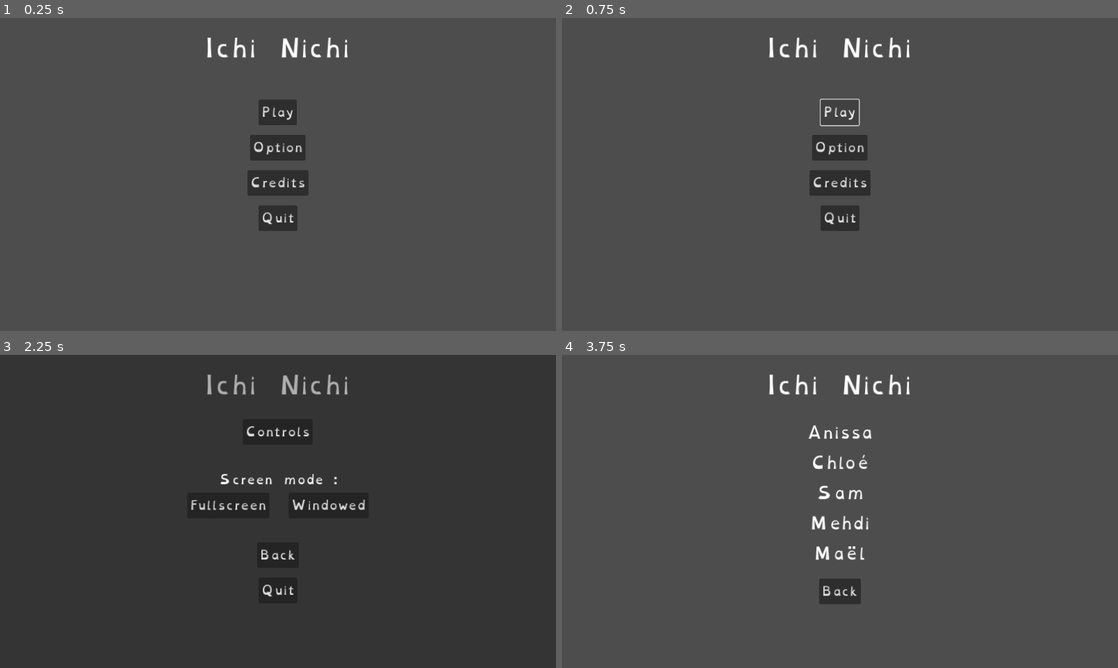
Above: before the commit, frames 1-4 (two rows, left to right).
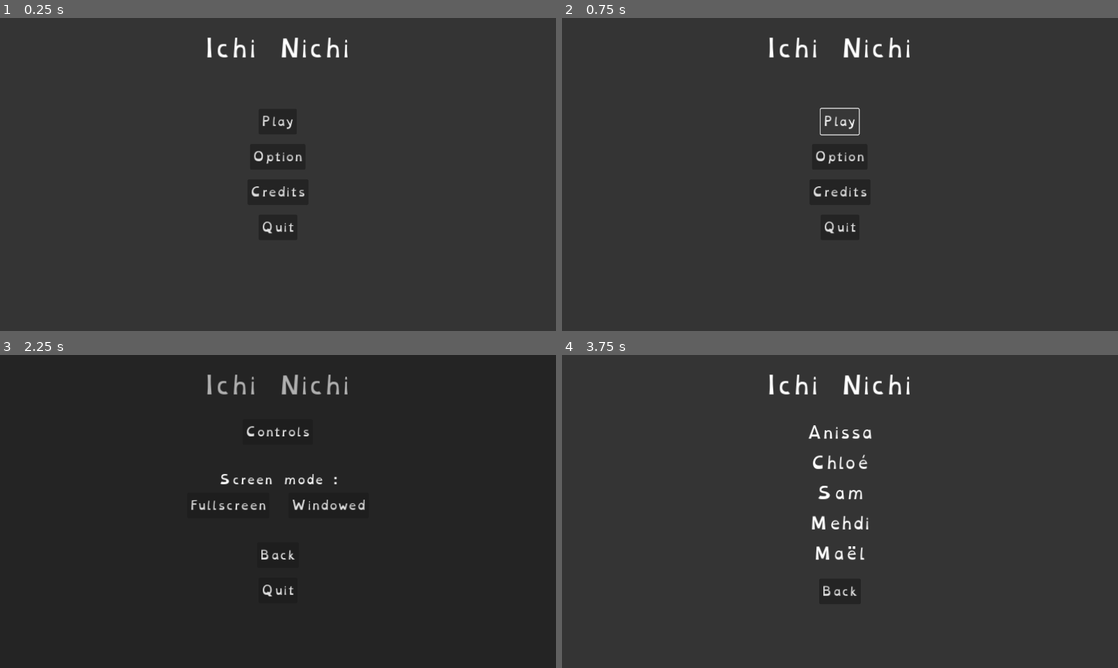
Above: after the commit, the same moments.

Repository: Sammouille/Ichi-Nichi
Game: Godot game, scene res://ScriptsEtScenes/UI/menu.tscn
Same seed, same stepped clock (60 frames per second), same inputs: the game is played once before the commit and once after it. The project has no main scene, so this scene is started directly.
Inputs:
- Up to frame 1 (0.25 s): no input
- Up to frame 2 (0.75 s): click "Play" at 0.5 s
- Up to frame 3 (2.25 s): click "Play" at 1.25 s; click "Option" at 2 s
- Up to frame 4 (3.75 s): click "Back" at 2.75 s; click "Credits" at 3.5 s

The runs differ from the first frame. In frame 1, 97% of the frame differs, in the area x 0-100%, y 0-100%; in frame 2, 97%; in frame 3, less than 0.1%; in frame 4, 98%.

Commit message:
Ajout de truc dans les hud
Esc pour afficher/désafficher menu/livre in game

Diff:
--- /dev/null
+++ b/ScriptsEtScenes/Map/tiers_lieux.gd
@@ -0,0 +1,24 @@
+extends Node3D
+
+@onready var menu = $Menu
+@onready var hudlivre = $HUDLivre
+
+# Called when the node enters the scene tree for the first time.
+func _ready() -> void:
+	pass # Replace with function body.
+
+
+func _input(event: InputEvent) -> void:
+	if Input.is_action_just_pressed("Pause"):
+		if hudlivre.visible:
+			hudlivre.visible = false
+		else:
+			menu.visible = !menu.visible
+
+# Called every frame. 'delta' is the elapsed time since the previous frame.
+func _process(delta: float) -> void:
+	pass
+
+
+func _on_menu_show_book() -> void:
+	hudlivre.visible = true
--- a/ScriptsEtScenes/Map/tiers_lieux.tscn
+++ b/ScriptsEtScenes/Map/tiers_lieux.tscn
@@ -1,7 +1,10 @@
-[gd_scene load_steps=20 format=3 uid="uid://djcs313s8byon"]
+[gd_scene load_steps=23 format=3 uid="uid://djcs313s8byon"]
 
 [ext_resource type="Texture2D" uid="uid://c00irbjkt7kag" path="res://Assets/2D/TextureBlocJumpV1.jpg" id="1_12j2h"]
+[ext_resource type="Script" path="res://ScriptsEtScenes/Map/tiers_lieux.gd" id="1_o8rsa"]
 [ext_resource type="PackedScene" uid="uid://b1rrltdjkgbfv" path="res://ScriptsEtScenes/Personnage/perso.tscn" id="2_1noys"]
+[ext_resource type="PackedScene" uid="uid://cx2nngktbbklb" path="res://ScriptsEtScenes/UI/menu.tscn" id="3_q8p0b"]
+[ext_resource type="PackedScene" uid="uid://c72rg4qbq0p4o" path="res://ScriptsEtScenes/UI/hud_livre.tscn" id="5_e6vxp"]
 
 [sub_resource type="StandardMaterial3D" id="StandardMaterial3D_4xoye"]
 albedo_color = Color(0.0980392, 0.529412, 0.0627451, 1)
@@ -62,6 +65,7 @@
 ambient_light_energy = 0.5
 
 [node name="TiersLieux" type="Node3D"]
+script = ExtResource("1_o8rsa")
 
 [node name="Perso" parent="." instance=ExtResource("2_1noys")]
 transform = Transform3D(1, 0, 0, 0, 1, 0, 0, 0, 1, 36.4451, 0, -15.6893)
@@ -2292,3 +2296,14 @@
 
 [node name="WorldEnvironment" type="WorldEnvironment" parent="."]
 environment = SubResource("Environment_0eumw")
+
+[node name="Camera3D" type="Camera3D" parent="."]
+transform = Transform3D(-0.950163, 0, -0.311754, 0, 1, 0, 0.311754, 0, -0.950163, 0, 3.42706, 0)
+
+[node name="Menu" parent="." instance=ExtResource("3_q8p0b")]
+visible = false
+
+[node name="HUDLivre" parent="." instance=ExtResource("5_e6vxp")]
+visible = false
+
+[connection signal="show_book" from="Menu" to="." method="_on_menu_show_book"]
--- a/ScriptsEtScenes/UI/hud_livre.gd
+++ b/ScriptsEtScenes/UI/hud_livre.gd
@@ -56,3 +56,7 @@
 func shiny_obtained():
 	texture_livre.texture = preload_texture_livre_shiny
 	scarabe_dore.visible = true
+
+
+func _on_button_back_pressed() -> void:
+	self.visible = false
--- a/ScriptsEtScenes/UI/hud_livre.tscn
+++ b/ScriptsEtScenes/UI/hud_livre.tscn
@@ -1,16 +1,27 @@
-[gd_scene load_steps=9 format=3 uid="uid://c72rg4qbq0p4o"]
+[gd_scene load_steps=11 format=3 uid="uid://c72rg4qbq0p4o"]
 
 [ext_resource type="Texture2D" uid="uid://buide0ypghdst" path="res://Assets/2D/livre.png" id="1_1acdp"]
 [ext_resource type="Script" path="res://ScriptsEtScenes/UI/hud_livre.gd" id="1_b8u0f"]
+[ext_resource type="Texture2D" uid="uid://b3h6ax4qyh4ee" path="res://Assets/2D/fondnoir.jpg" id="2_kjqee"]
 [ext_resource type="Texture2D" uid="uid://fc6owvov8cb8" path="res://Assets/2D/insect/ob_47559e_scarabeekabutodore.png" id="3_qg4l0"]
 [ext_resource type="Texture2D" uid="uid://d37x5vpo1fq2v" path="res://Assets/2D/insect/criquet-jacasseur-848x601.png" id="4_6dpcy"]
 [ext_resource type="Texture2D" uid="uid://or8do2fnk584" path="res://Assets/2D/insect/15041.png" id="5_g7u87"]
 [ext_resource type="Theme" uid="uid://boqcbpouxoop8" path="res://Assets/FontTheme/OD_16px.tres" id="5_w4j1s"]
 [ext_resource type="Texture2D" uid="uid://c8t8l54h5ofpy" path="res://Assets/2D/insect/878036.png" id="6_aeqq5"]
 [ext_resource type="Texture2D" uid="uid://dii1h2tbsx6r" path="res://Assets/2D/insect/chaise-rey-rembourree-hay.png" id="7_quq8m"]
+[ext_resource type="Theme" uid="uid://dyv0gggkiltum" path="res://Assets/FontTheme/OD_24px.tres" id="9_3kgq6"]
 
 [node name="HUDLivre" type="CanvasLayer"]
 script = ExtResource("1_b8u0f")
+
+[node name="Background" type="TextureRect" parent="."]
+self_modulate = Color(1, 1, 1, 0.313726)
+anchors_preset = 15
+anchor_right = 1.0
+anchor_bottom = 1.0
+grow_horizontal = 2
+grow_vertical = 2
+texture = ExtResource("2_kjqee")
 
 [node name="Livre" type="TextureRect" parent="."]
 anchors_preset = 15
@@ -125,3 +136,14 @@
 theme = ExtResource("5_w4j1s")
 theme_override_colors/font_color = Color(0, 0, 0, 1)
 text = "WIDE CHAIR TU TUT UTTUTUTUT"
+
+[node name="ButtonBack" type="Button" parent="."]
+offset_left = 192.0
+offset_top = 583.0
+offset_right = 277.0
+offset_bottom = 636.0
+theme = ExtResource("9_3kgq6")
+text = "Back"
+metadata/_edit_lock_ = true
+
+[connection signal="pressed" from="ButtonBack" to="." method="_on_button_back_pressed"]
--- a/ScriptsEtScenes/UI/menu.gd
+++ b/ScriptsEtScenes/UI/menu.gd
@@ -4,10 +4,19 @@
 @onready var vboxcredits = $VBoxCredits
 @onready var options = $Options
 
+@onready var button_livre = $VBoxButton/ButtonLivre
+
+signal show_book
+
 # Called when the node enters the scene tree for the first time.
 func _ready() -> void:
-	pass # Replace with function body.
+	if get_tree().current_scene.name == "TiersLieux":
+		button_livre.visible = true
 
+
+#func _input(event: InputEvent) -> void:
+	#if Input.is_action_just_pressed("Pause") and get_tree().current_scene.name == "TiersLieux" :
+		#self.visible = !self.visible
 
 # Called every frame. 'delta' is the elapsed time since the previous frame.
 func _process(delta: float) -> void:
@@ -15,7 +24,8 @@
 
 
 func _on_button_play_pressed() -> void:
-	pass # Replace with function body.
+	if get_tree().current_scene.name == "TiersLieux" :
+		self.visible = false
 
 
 func _on_button_option_pressed() -> void:
@@ -39,3 +49,12 @@
 
 func _on_options_visibility_changed() -> void:
 	vboxbutton.visible = true
+
+
+func _on_button_livre_pressed() -> void:
+	emit_signal("show_book")
+
+
+func _on_visibility_changed() -> void:
+	if options != null:
+		options.visible = false
--- a/ScriptsEtScenes/UI/menu.tscn
+++ b/ScriptsEtScenes/UI/menu.tscn
@@ -1,13 +1,23 @@
-[gd_scene load_steps=6 format=3 uid="uid://cx2nngktbbklb"]
+[gd_scene load_steps=7 format=3 uid="uid://cx2nngktbbklb"]
 
 [ext_resource type="Theme" uid="uid://ghuy2ywphiq7" path="res://Assets/FontTheme/OD_32px.tres" id="1_15a1e"]
 [ext_resource type="Script" path="res://ScriptsEtScenes/UI/menu.gd" id="1_b4a38"]
 [ext_resource type="Theme" uid="uid://bayuyhv7aqcrf" path="res://Assets/FontTheme/OD_48px.tres" id="2_1pspk"]
+[ext_resource type="Texture2D" uid="uid://b3h6ax4qyh4ee" path="res://Assets/2D/fondnoir.jpg" id="2_t3unc"]
 [ext_resource type="Theme" uid="uid://dyv0gggkiltum" path="res://Assets/FontTheme/OD_24px.tres" id="4_gyi0v"]
 [ext_resource type="PackedScene" uid="uid://bmug8qi3qyxox" path="res://ScriptsEtScenes/UI/options.tscn" id="4_stxlp"]
 
 [node name="Menu" type="CanvasLayer"]
 script = ExtResource("1_b4a38")
+
+[node name="Background" type="TextureRect" parent="."]
+self_modulate = Color(1, 1, 1, 0.313726)
+anchors_preset = 15
+anchor_right = 1.0
+anchor_bottom = 1.0
+grow_horizontal = 2
+grow_vertical = 2
+texture = ExtResource("2_t3unc")
 
 [node name="LabelTitle" type="Label" parent="."]
 anchors_preset = 10
@@ -23,9 +33,17 @@
 visible = false
 
 [node name="VBoxButton" type="VBoxContainer" parent="."]
-offset_top = 124.0
-offset_right = 1152.0
-offset_bottom = 486.0
+anchors_preset = 8
+anchor_left = 0.5
+anchor_top = 0.5
+anchor_right = 0.5
+anchor_bottom = 0.5
+offset_left = -576.0
+offset_top = -181.0
+offset_right = 576.0
+offset_bottom = 181.0
+grow_horizontal = 2
+grow_vertical = 2
 theme = ExtResource("4_gyi0v")
 theme_override_constants/separation = 20
 alignment = 1
@@ -35,6 +53,12 @@
 size_flags_horizontal = 4
 size_flags_vertical = 4
 text = "Play"
+
+[node name="ButtonLivre" type="Button" parent="VBoxButton"]
+visible = false
+layout_mode = 2
+size_flags_horizontal = 4
+text = "Livre"
 
 [node name="ButtonOption" type="Button" parent="VBoxButton"]
 layout_mode = 2
@@ -82,8 +106,10 @@
 size_flags_vertical = 4
 text = "Back"
 
+[connection signal="visibility_changed" from="." to="." method="_on_visibility_changed"]
 [connection signal="visibility_changed" from="Options" to="." method="_on_options_visibility_changed"]
 [connection signal="pressed" from="VBoxButton/ButtonPlay" to="." method="_on_button_play_pressed"]
+[connection signal="pressed" from="VBoxButton/ButtonLivre" to="." method="_on_button_livre_pressed"]
 [connection signal="pressed" from="VBoxButton/ButtonOption" to="." method="_on_button_option_pressed"]
 [connection signal="pressed" from="VBoxButton/ButtonCredits" to="." method="_on_button_credits_pressed"]
 [connection signal="pressed" from="VBoxButton/ButtonQuit" to="." method="_on_button_quit_pressed"]
--- a/ScriptsEtScenes/UI/options.gd
+++ b/ScriptsEtScenes/UI/options.gd
@@ -6,9 +6,12 @@
 @onready var keyboardinput = $ShowInput/KeyboardInput
 @onready var controllerinput = $ShowInput/ControllerInput
 
+@onready var button_quit = $VBoxOptions/VBoxButton/ButtonQuit
+
 # Called when the node enters the scene tree for the first time.
 func _ready() -> void:
-	pass # Replace with function body.
+	if get_tree().current_scene.name == "TiersLieux" :
+		button_quit.visible = false
 
 
 # Called every frame. 'delta' is the elapsed time since the previous frame.
--- a/project.godot
+++ b/project.godot
@@ -17,3 +17,11 @@
 [display]
 
 window/stretch/mode="canvas_items"
+
+[input]
+
+Pause={
+"deadzone": 0.5,
+"events": [Object(InputEventKey,"resource_local_to_scene":false,"resource_name":"","device":-1,"window_id":0,"alt_pressed":false,"shift_pressed":false,"ctrl_pressed":false,"meta_pressed":false,"pressed":false,"keycode":0,"physical_keycode":4194305,"key_label":0,"unicode":0,"location":0,"echo":false,"script":null)
+]
+}
